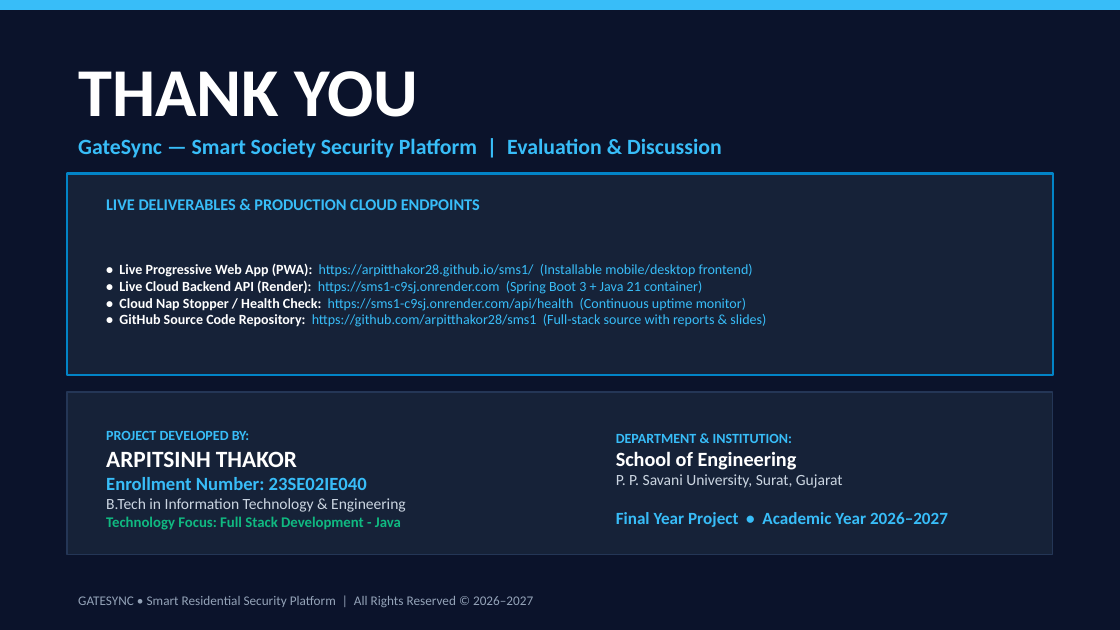
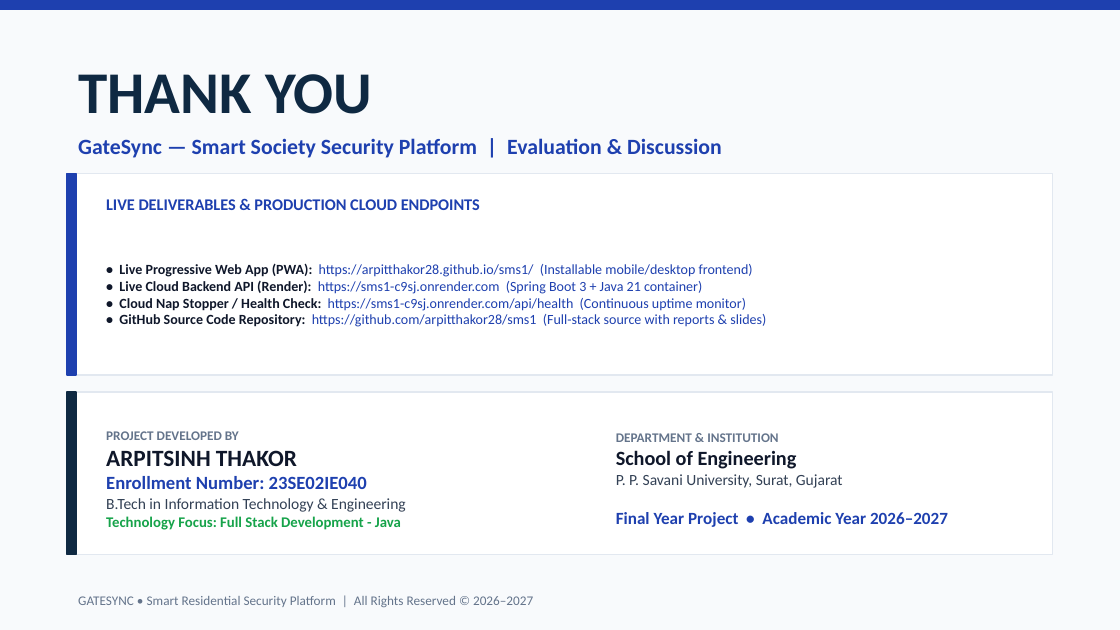
Before and after one commit to arpitthakor28/sms1, a slide deck: slide 12 of GateSync_Project_Presentation.pptx. Drawn at 1120x630 pixels with LibreOffice and Linux fonts; fonts in the diff are those of the drawing. Boxes give left, top, right and bottom in pixels: in the first picture for what was removed or moved away, otherwise in the second. Text is boxed around its words. In the diff, an @@ line names an element or a change of style, - is before the commit and + after.

Commit message:
Deliver White Background Presentation with full technical context, School of Engineering, Final Year Project, AY 2026-2027

```diff
--- a/GateSync_Project_Presentation.pptx
+++ b/GateSync_Project_Presentation.pptx
@@ background #0B132B to #F8FAFC @@
@@ rectangle at <box>0,0,1120,9</box>: fill #38BDF8 to #1E40AF; outline #38BDF8 1 pt to #1E40AF 1 pt @@
@@ text "THANK YOU" at <box>78,74,372,114</box>: size 44 to 38 pt, text colour #FFFFFF to #0F2942 @@
@@ text "GateSync — Smart Society Security ..." at <box>78,138,722,158</box>: text colour #38BDF8 to #1E40AF @@
@@ rectangle at <box>67,174,1053,375</box>: fill #162238 to #FFFFFF; outline #0284C7 1.5 pt to #E2E8F0 1 pt @@
@@ rectangle added at <box>67,174,76,375</box>, fill #1E40AF, outline #1E40AF 1 pt @@
@@ text "LIVE DELIVERABLES & PRODUCTION CLOUD ..." at <box>106,199,480,210</box>: text colour #38BDF8 to #1E40AF @@
@@ text "• Live Progressive Web App ..." at <box>119,263,766,327</box>: text colour #FFFFFF to #0F172A in "• Live Progressive Web App (PWA): • ..."; text colour #38BDF8 to #1E40AF in "https://arpitthakor28.github.io/sms1/ (Installable mobile/de ..." @@
@@ rectangle at <box>67,392,1053,554</box>: fill #162238 to #FFFFFF; outline #243656 1 pt to #E2E8F0 1 pt @@
@@ rectangle added at <box>67,392,76,554</box>, fill #0F2942, outline #0F2942 1 pt @@
@@ text at <box>106,431,406,512</box>: text changed; text colour #38BDF8 to #334155 @@
-PROJECT DEVELOPED BY:
-ARPITSINH THAKOR
-Enrollment Number: 23SE02IE040
-B.Tech in Information Technology & Engineering
-Technology Focus: Full Stack Development - Java
+PROJECT DEVELOPED BY
+ARPITSINH THAKOR
+Enrollment Number: 23SE02IE040
+B.Tech in Information Technology & Engineering
+Technology Focus: Full Stack Development - Java
@@ text at <box>616,433,948,527</box>: text changed; text colour #38BDF8 to #1E40AF @@
-DEPARTMENT & INSTITUTION:
-School of Engineering
-P. P. Savani University, Surat, Gujarat
-Final Year Project • Academic Year 2026–2027
+DEPARTMENT & INSTITUTION
+School of Engineering
+P. P. Savani University, Surat, Gujarat
+Final Year Project • Academic Year 2026–2027
@@ text "GATESYNC • Smart Residential Security ..." at <box>78,596,533,607</box>: text colour #94A3B8 to #64748B @@
```
Also in this commit, not shown: 11 other slides changed, 7 other files.
